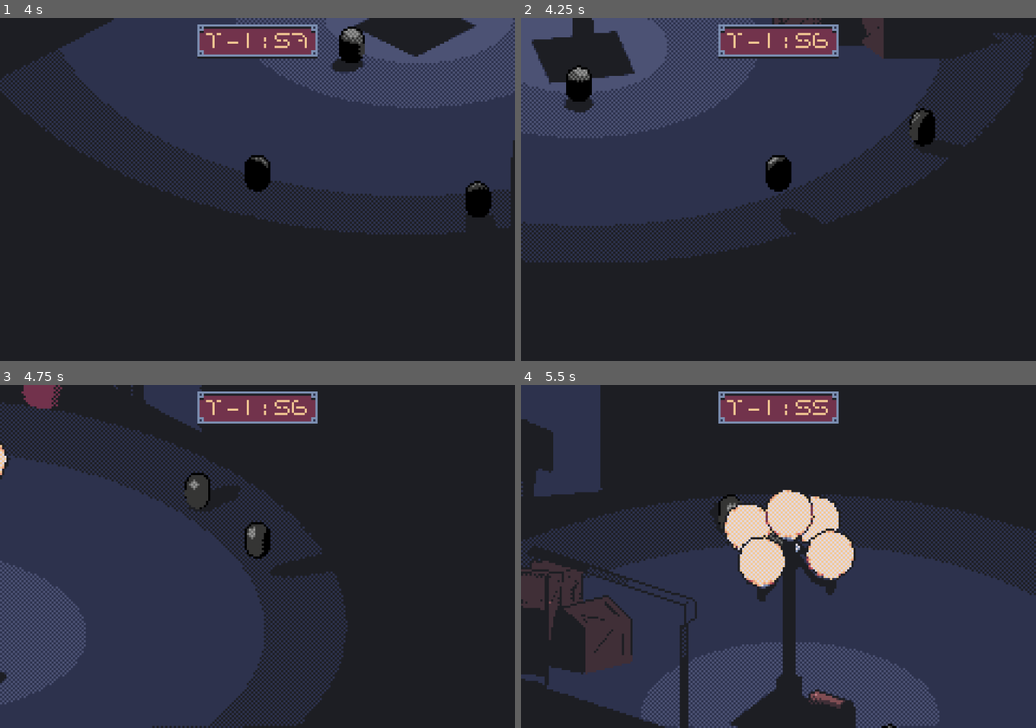
Above: before the commit, frames 1-4 (two rows, left to right).
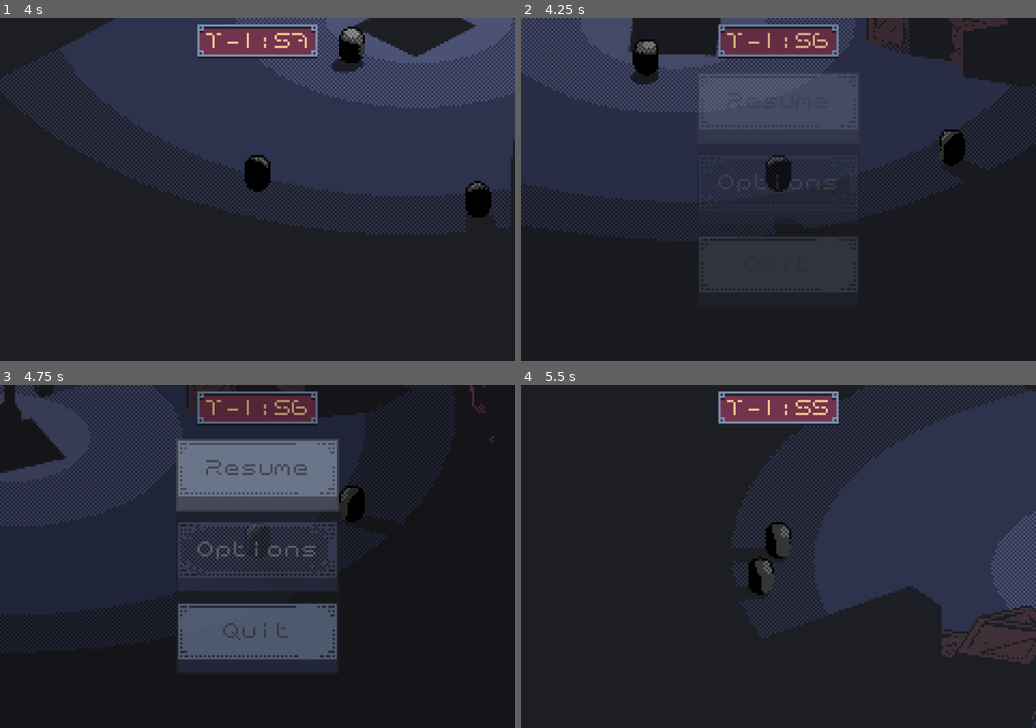
Above: after the commit, the same moments.

Repository: voxelith/pirate-game-jam-16
Game: Godot game, scene res://scenes/main.tscn
Two runs of this game, one before a commit and one after it. Both use one fixed random seed, a clock stepped at 60 frames per second and the inputs below.
Inputs (mouse positions are in pixels of both pictures, inside the frame that each line leads up to):
- Up to frame 1 (4 s): move the mouse to (283, 189) at 0.52 s; hold W (move_up) from 0.53 s (still down); tap Space (jump) at 0.77, 1.52, 3.02, 3.77 s; move the mouse to (231, 189) at 1.27 s; move the mouse to (267, 182) at 2.02 s; move the mouse to (252, 196) at 2.77 s; move the mouse to (293, 192) at 3.52 s
- Up to frame 2 (4.25 s): keep holding W (move_up); tap Escape (pause_menu) at 4.15 s
- Up to frame 3 (4.75 s): keep holding W (move_up); move the mouse to (216, 553) at 4.27 s; tap Space (jump) at 4.52 s
- Up to frame 4 (5.5 s): keep holding W (move_up); move the mouse to (783, 556) at 5.02 s

Frame 1 is identical in both runs. In frame 2, 25% of the frame differs, in the area x 0-100%, y 0-80%; in frame 3, 38%; in frame 4, 58%, in the area x 0-100%, y 0-100%.

Commit message:
Reordered PauseMenu hierarchy

Diff:
--- a/assets/pause_menu.tscn
+++ b/assets/pause_menu.tscn
@@ -9,7 +9,7 @@
 tracks/0/type = "value"
 tracks/0/imported = false
 tracks/0/enabled = true
-tracks/0/path = NodePath("CanvasLayer/ColorRect:color")
+tracks/0/path = NodePath("CanvasLayer2/ColorRect:color")
 tracks/0/interp = 1
 tracks/0/loop_wrap = true
 tracks/0/keys = {
@@ -37,7 +37,7 @@
 tracks/0/type = "value"
 tracks/0/imported = false
 tracks/0/enabled = true
-tracks/0/path = NodePath("CanvasLayer/ColorRect:color")
+tracks/0/path = NodePath("CanvasLayer2/ColorRect:color")
 tracks/0/interp = 1
 tracks/0/loop_wrap = true
 tracks/0/keys = {
@@ -66,7 +66,7 @@
 }
 
 [node name="PauseMenu" type="Control"]
-process_mode = 2
+process_mode = 3
 layout_mode = 3
 anchors_preset = 15
 anchor_right = 1.0
@@ -75,18 +75,17 @@
 grow_vertical = 2
 script = ExtResource("1_224kl")
 
-[node name="CanvasLayer" type="CanvasLayer" parent="."]
+[node name="CanvasLayer2" type="CanvasLayer" parent="."]
+process_mode = 2
+layer = 2
 
-[node name="ColorRect" type="ColorRect" parent="CanvasLayer"]
+[node name="ColorRect" type="ColorRect" parent="CanvasLayer2"]
 anchors_preset = 15
 anchor_right = 1.0
 anchor_bottom = 1.0
 grow_horizontal = 2
 grow_vertical = 2
 color = Color(0, 0, 0, 0)
-
-[node name="CanvasLayer2" type="CanvasLayer" parent="."]
-layer = 2
 
 [node name="PanelContainer" type="PanelContainer" parent="CanvasLayer2"]
 modulate = Color(1, 1, 1, 0)
